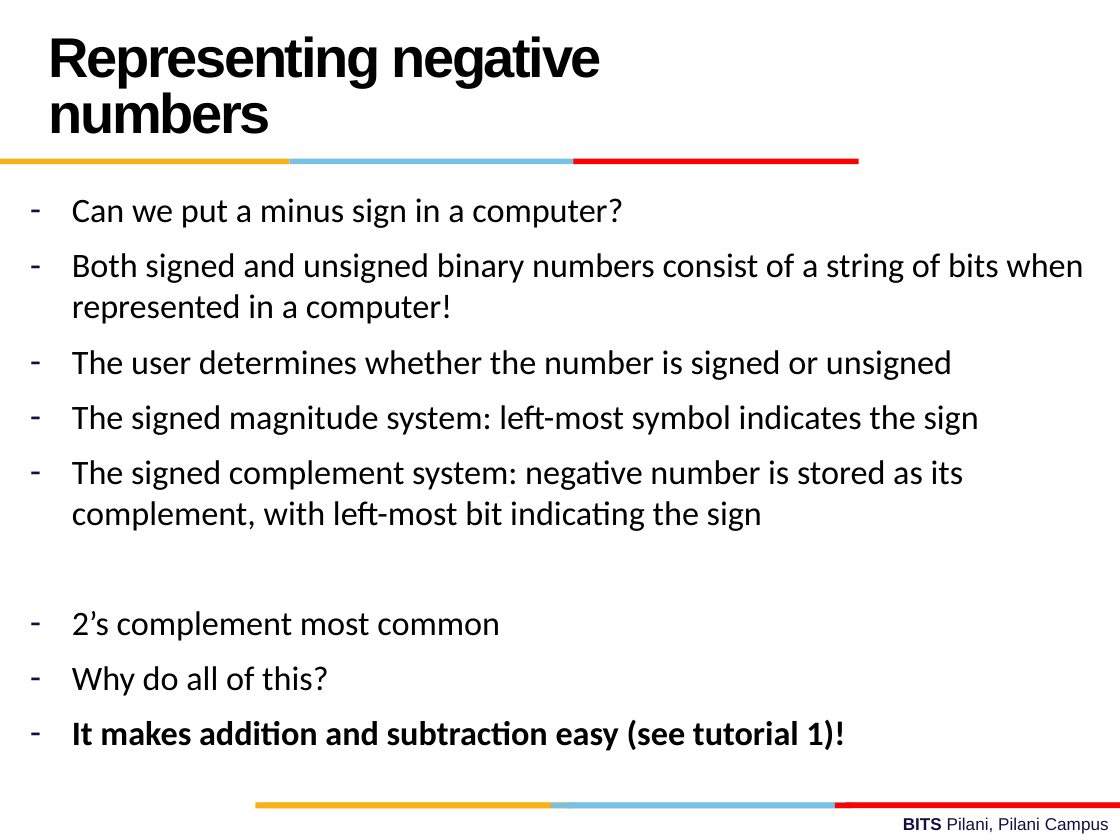
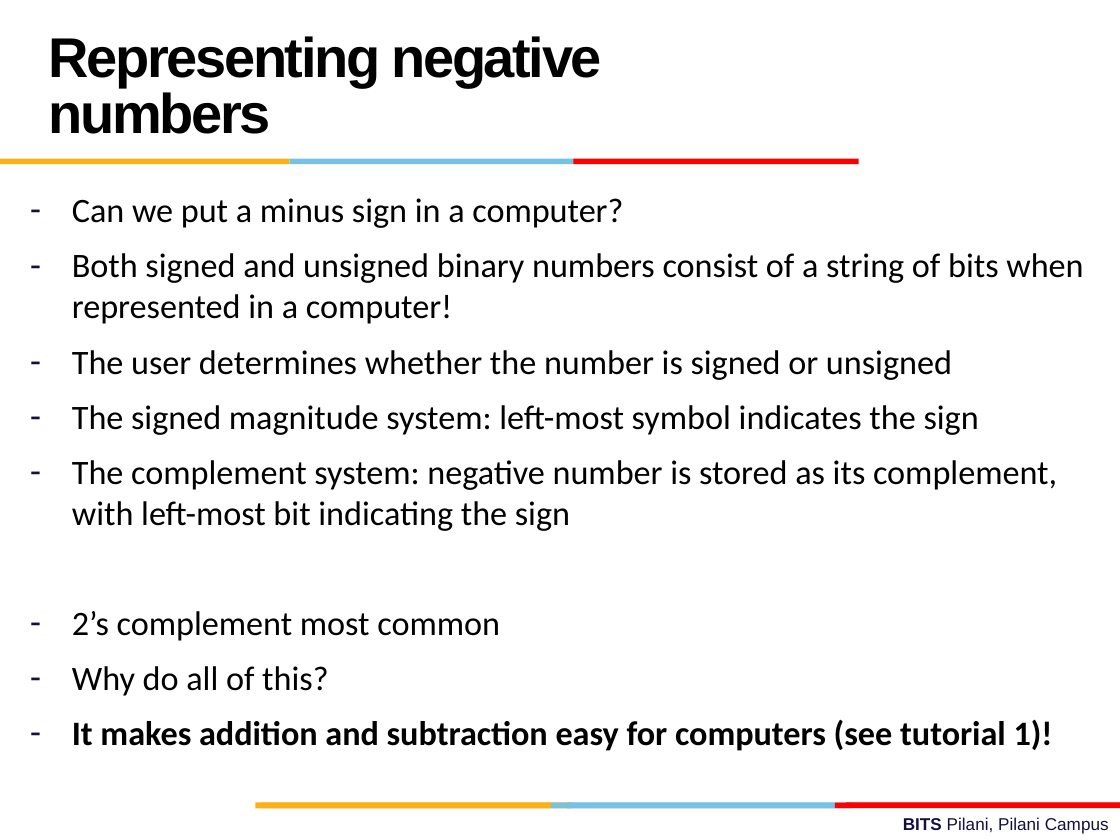
Before and after one commit to gsaurabhr-teaching/f215-2026, a slide deck: slide 14 of Lec-2.pptx. Drawn at 1120x840 pixels with LibreOffice and Linux fonts; fonts in the diff are those of the drawing; background and template pictures are left out. Boxes give left, top, right and bottom in pixels: in the first picture for what was removed or moved away, otherwise in the second. Text is boxed around its words. In the diff, an @@ line names an element or a change of style, - is before the commit and + after.

Commit message:
minor correction in representing negative numbers slide

```diff
--- a/Lec-2.pptx
+++ b/Lec-2.pptx
@@ text at box(72, 460, 1057, 531): text changed @@
-– The signed complement system: negative number is stored as its complement, with left-most bit indicating the sign
+– The complement system: negative number is stored as its complement, with left-most bit indicating the sign
@@ text at box(72, 719, 1053, 751): text changed @@
-– It makes addition and subtraction easy (see tutorial 1)!
+– It makes addition and subtraction easy for computers (see tutorial 1)!
```
